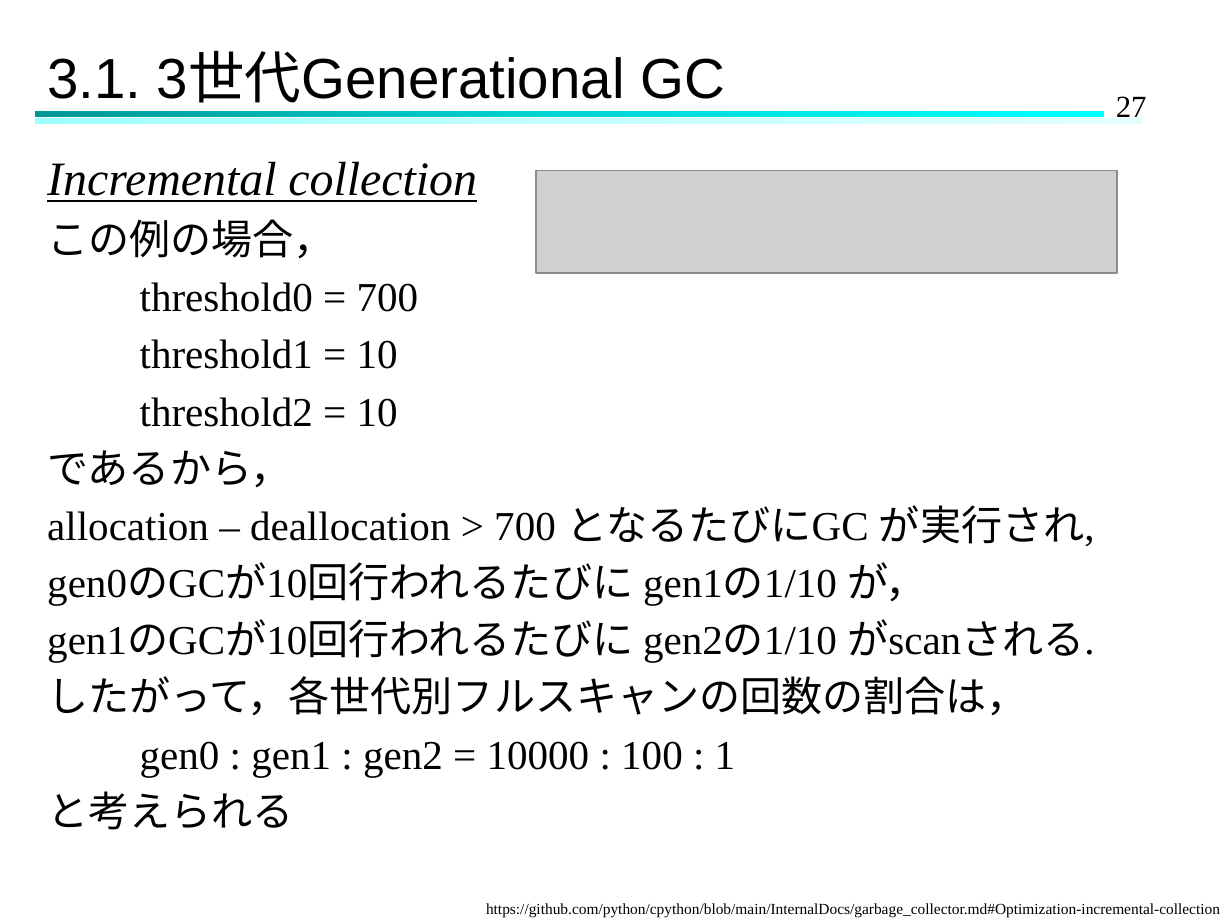
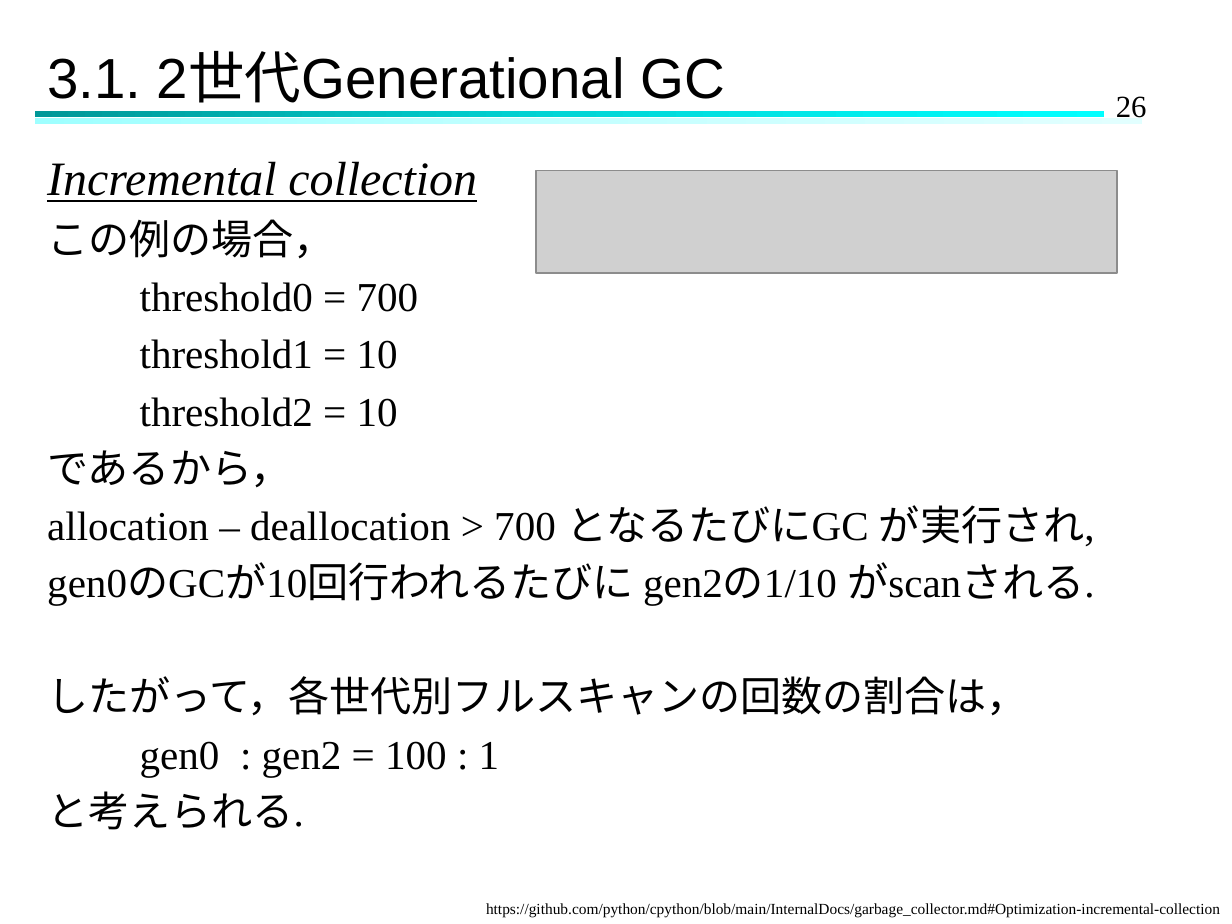
Before and after one commit to Hinata-Mikami/HinataMikami, a slide deck: slide 26 of 研究室関連/ゼミ/2024.11.27ゼミ.pptx (slide 27 before the commit). Drawn at 1232x924 pixels with LibreOffice and Linux fonts; fonts in the diff are those of the drawing; grey boxes stand for pictures. Boxes give left, top, right and bottom in pixels: in the first picture for what was removed or moved away, otherwise in the second. Text is boxed around its words. In the diff, an @@ line names an element or a change of style, - is before the commit and + after.

```diff
--- a/研究室関連/ゼミ/2024.11.27ゼミ.pptx
+++ b/研究室関連/ゼミ/2024.11.27ゼミ.pptx
@@ title at [47, 53, 725, 103]: text changed @@
-3.1. 3世代Generational GC
+3.1. 2世代Generational GC
@@ page number at [1116, 96, 1147, 118]: text changed @@
-27
+26
@@ text at [47, 562, 1095, 605]: text changed @@
-gen0のGCが10回行われるたびに gen1の1/10 が，
-gen1のGCが10回行われるたびに gen2の1/10 がscanされる.
+gen0のGCが10回行われるたびに gen2の1/10 がscanされる.
@@ text at [47, 741, 500, 830]: text changed @@
-gen0 : gen1 : gen2 = 10000 : 100 : 1
-と考えられる
+gen0 : gen2 = 100 : 1
+と考えられる.
```
Also in this commit, not shown: 15 other slides changed, 1 slide removed.
